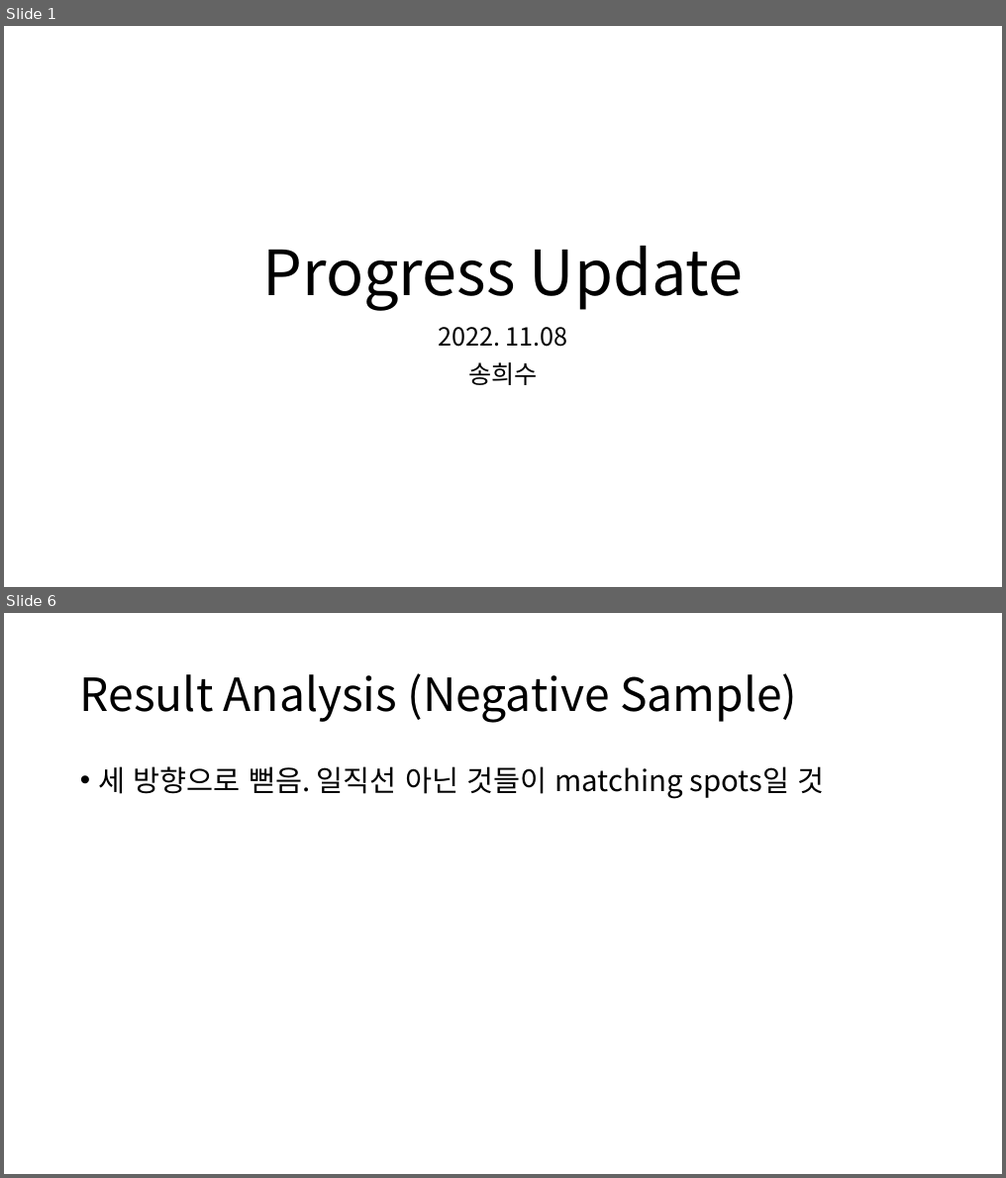
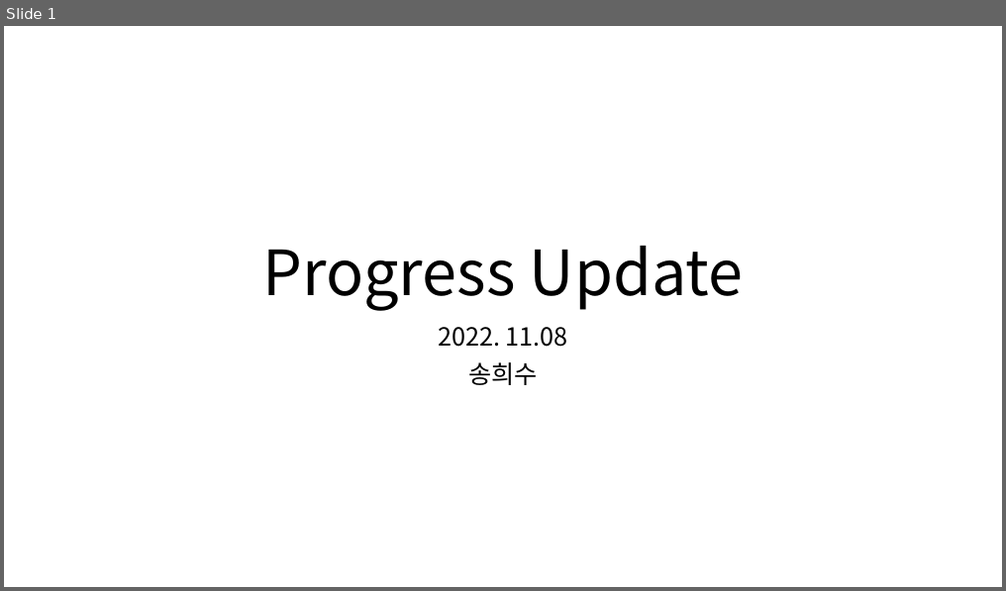
Before and after one commit to HeesooSong/UNIST_internship, a slide deck: Progress Update/20221108_Progress Update.pptx. Shown one above the other, each under a label of ours: slides 1 and 6 before the commit, slide 1 after it; the slides between them are not shown. The pictures are 1006x1178 and 1006x591 pixels, drawn with LibreOffice and Linux fonts; fonts in the diff are those of the drawing. Boxes give left, top, right and bottom in pixels: in the first picture for what was removed or moved away, otherwise in the second. Text is boxed around its words. In the diff, an @@ line names an element or a change of style, - is before the commit and + after.

Commit message:
Results added

```diff
--- a/Progress Update/20221108_Progress Update.pptx
+++ b/Progress Update/20221108_Progress Update.pptx
@@ slide 6 removed at [4,613,1002,1174], background #FFFFFF @@
@@ title removed at [80,673,797,723] @@
-Result Analysis (Negative Sample)
@@ text removed at [99,766,824,799] @@
-• 세 방향으로 뻗음. 일직선 아닌 것들이 matching spots일 것
```
Also in this commit, not shown: 4 slides changed, 14 slides added, 1 other slide removed, 15 other files.
